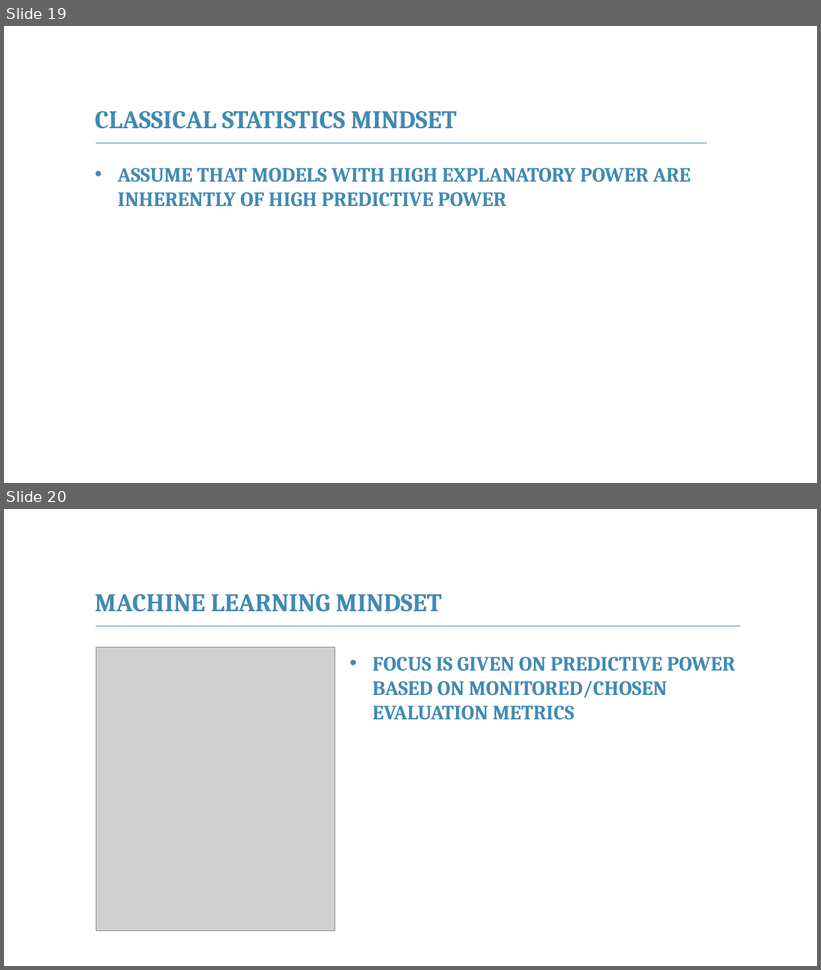
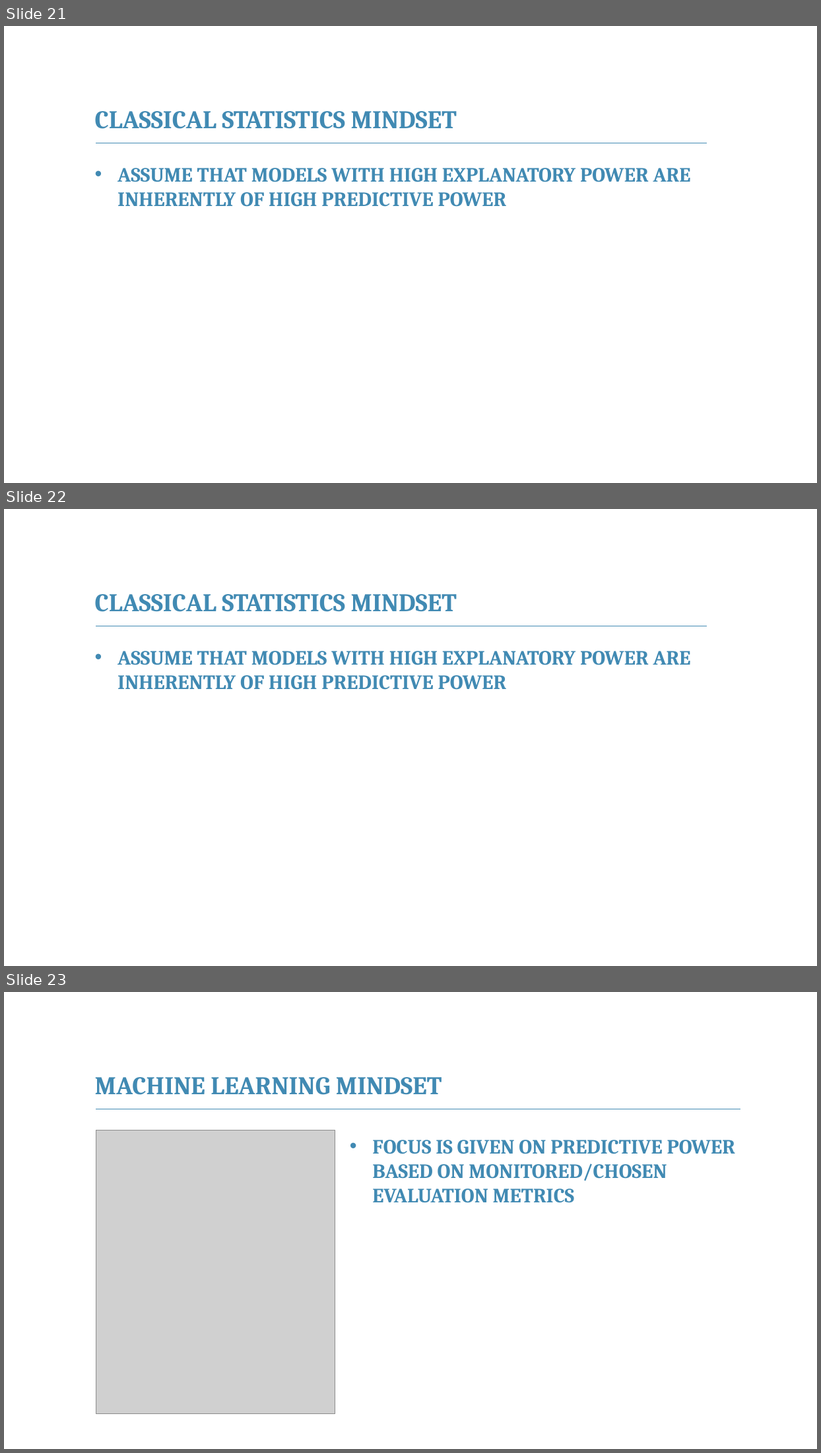
Before and after one commit to franckalbinet/itu-eaco-zanzibar-12-2018, a slide deck: presentations/session-5-application-of-ai.pptx. Shown one above the other, each under a label of ours: slides 19 and 20 before the commit, slides 21, 22 and 23 after it. The pictures are 821x970 and 821x1453 pixels, drawn with LibreOffice and Linux fonts; fonts in the diff are those of the drawing; grey boxes stand for pictures; background and template pictures are left out. Boxes give left, top, right and bottom in pixels: in the first picture for what was removed or moved away, otherwise in the second. Text is boxed around its words. In the diff, an @@ line names an element or a change of style, - is before the commit and + after.

```diff
--- a/presentations/session-5-application-of-ai.pptx
+++ b/presentations/session-5-application-of-ai.pptx
@@ slide 22 added at bbox=[4, 509, 817, 966], background #FFFFFF @@
@@ text added at bbox=[95, 594, 457, 612], 30 pt, text #418AB3, bold @@
+CLASSICAL STATISTICS MINDSET
@@ line added from (96, 626) to (708, 626), #418AB3 1 pt @@
@@ text added at bbox=[118, 651, 691, 690], 24 pt, text #418AB3, bold @@
+• ASSUME THAT MODELS WITH HIGH EXPLANATORY POWER ARE INHERENTLY OF HIGH PREDICTIVE POWER
@@ what was slide 19 is now slide 21 @@
@@ what was slide 20 is now slide 23 @@
```
Also in this commit, not shown: 1 slide changed, 2 other slides added, 1 slide removed, 3 other files.
